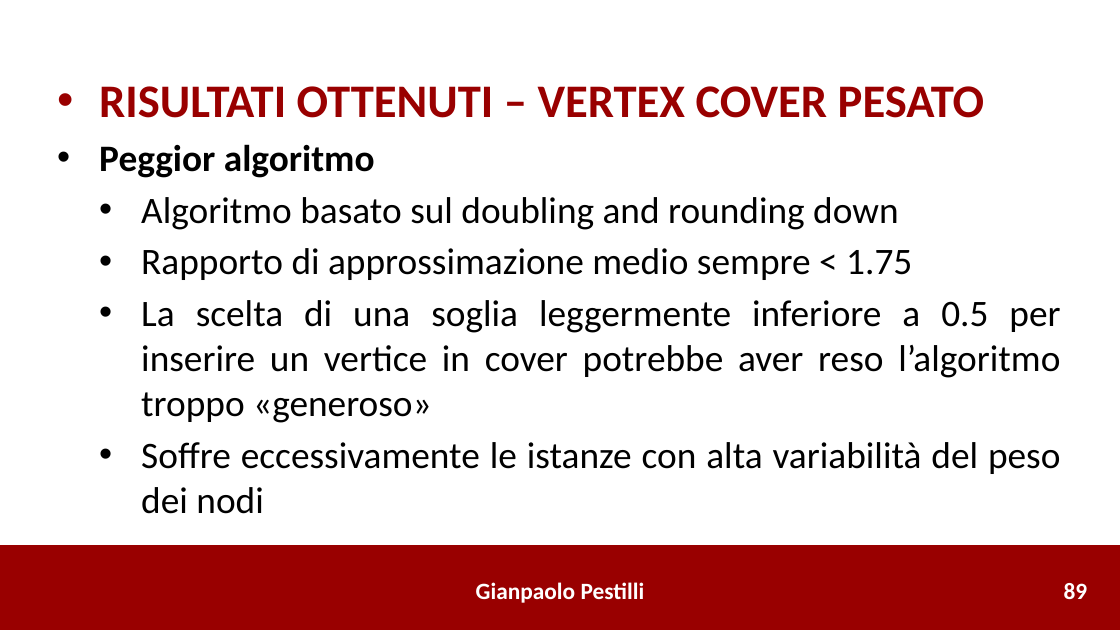
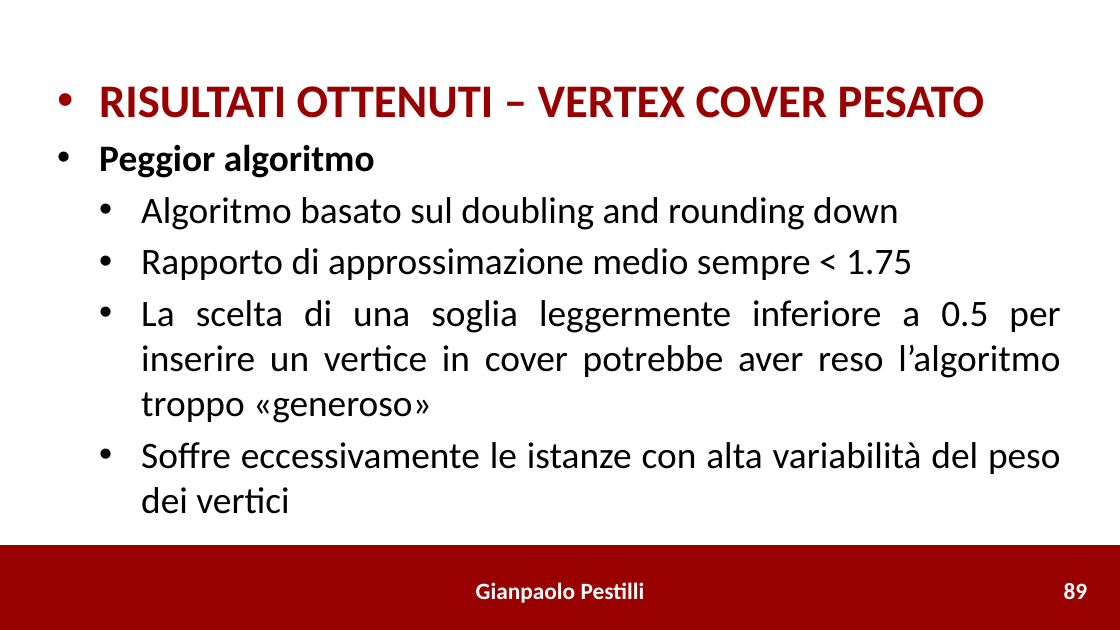
Before and after one commit to gianpaolo-pestilli/amod_project, a slide deck: slide 98 of Presentazione_0386492.pptx. Drawn at 1120x630 pixels with LibreOffice and Linux fonts; fonts in the diff are those of the drawing. Boxes give left, top, right and bottom in pixels: in the first picture for what was removed or moved away, otherwise in the second. Text is boxed around its words. In the diff, an @@ line names an element or a change of style, - is before the commit and + after.

```diff
--- a/Presentazione_0386492.pptx
+++ b/Presentazione_0386492.pptx
@@ text at (141,442,1060,514): text changed @@
-  • Soffre eccessivamente le istanze con alta variabilità del peso dei nodi
+  • Soffre eccessivamente le istanze con alta variabilità del peso dei vertici
```
Also in this commit, not shown: 5 other slides changed, 1 other file.
